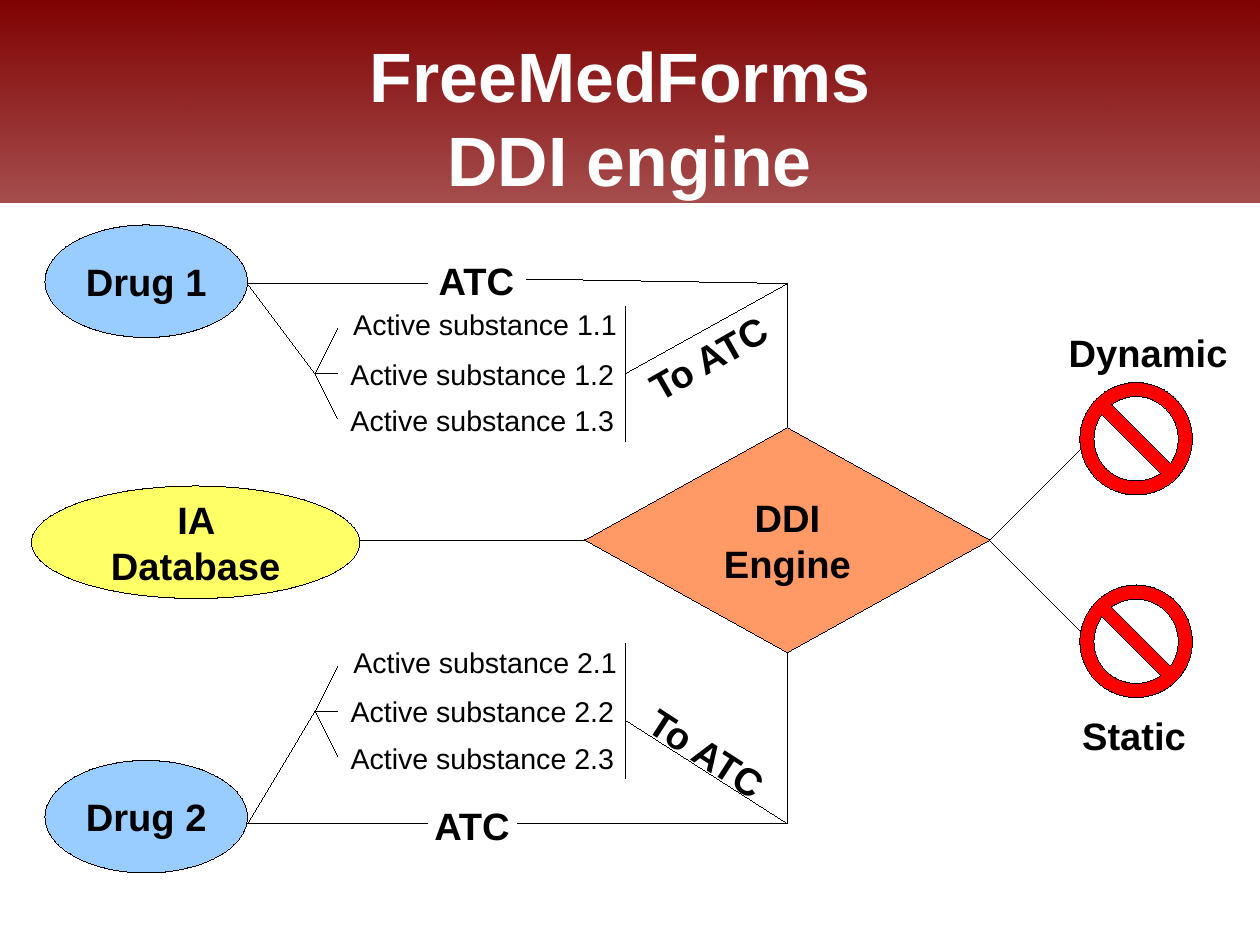
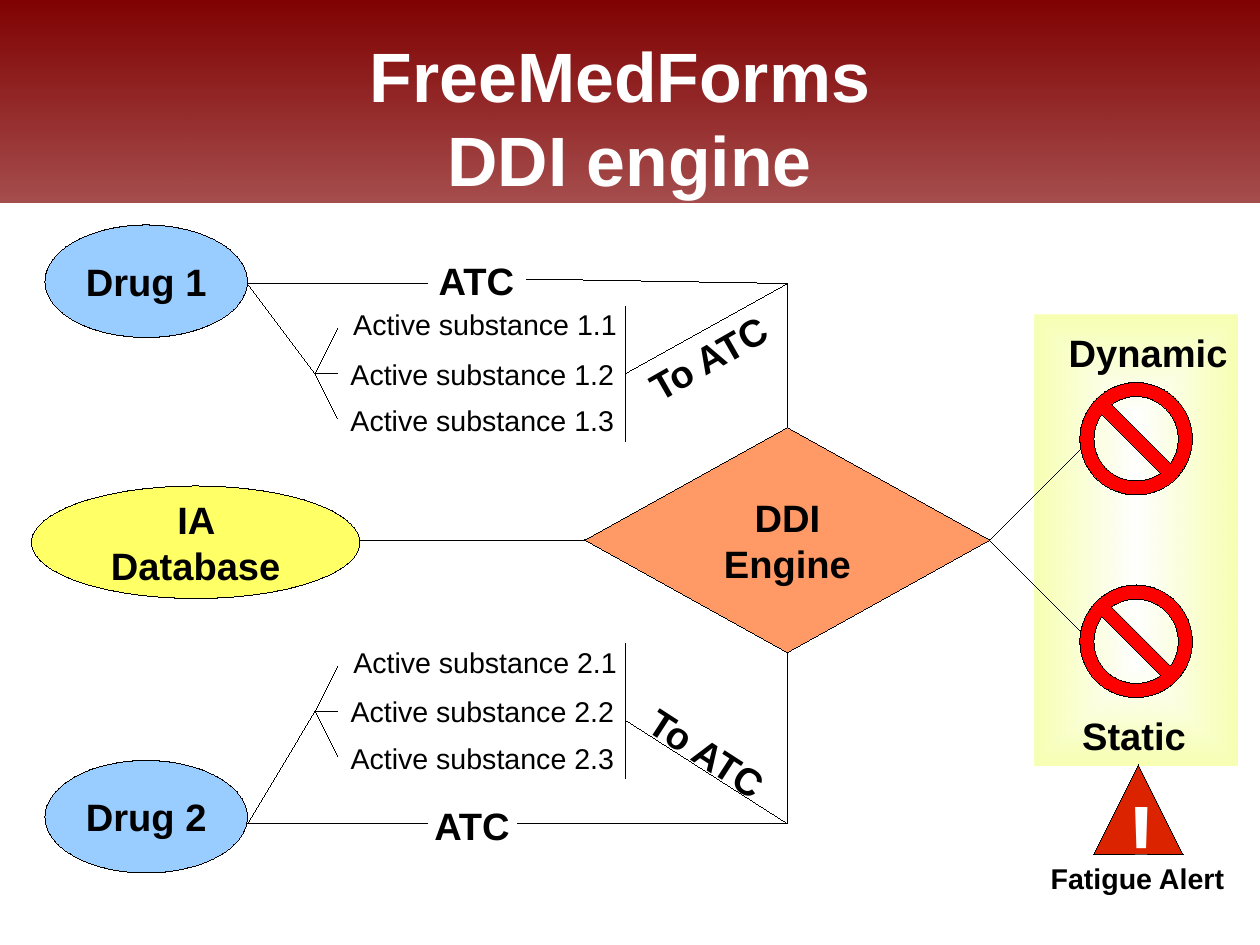
Before and after one commit to FreeHealth/freehealth, a slide deck: slide 9 of science/freemedforms_fosdem2011.odp (slide 8 before the commit). Drawn at 1260x945 pixels with LibreOffice and Linux fonts; fonts in the diff are those of the drawing; background and template pictures are left out. Boxes give left, top, right and bottom in pixels: in the first picture for what was removed or moved away, otherwise in the second. Text is boxed around its words. In the diff, an @@ line names an element or a change of style, - is before the commit and + after.

```diff
--- a/science/freemedforms_fosdem2011.odp
+++ b/science/freemedforms_fosdem2011.odp
@@ rectangle added at <box>1036,316,1238,766</box>, fill gradient #FFFFFF to #E6FF00 @@
@@ triangle added at <box>1094,765,1185,855</box>, fill #DC2300, outline #000000 0 pt, 54 pt, text #FFFFFF, bold @@
+!
@@ text added at <box>1051,868,1224,894</box>, 18 pt, text #000000, bold @@
+Fatigue Alert
```
Also in this commit, not shown: 4 other slides changed, 1 slide added.
